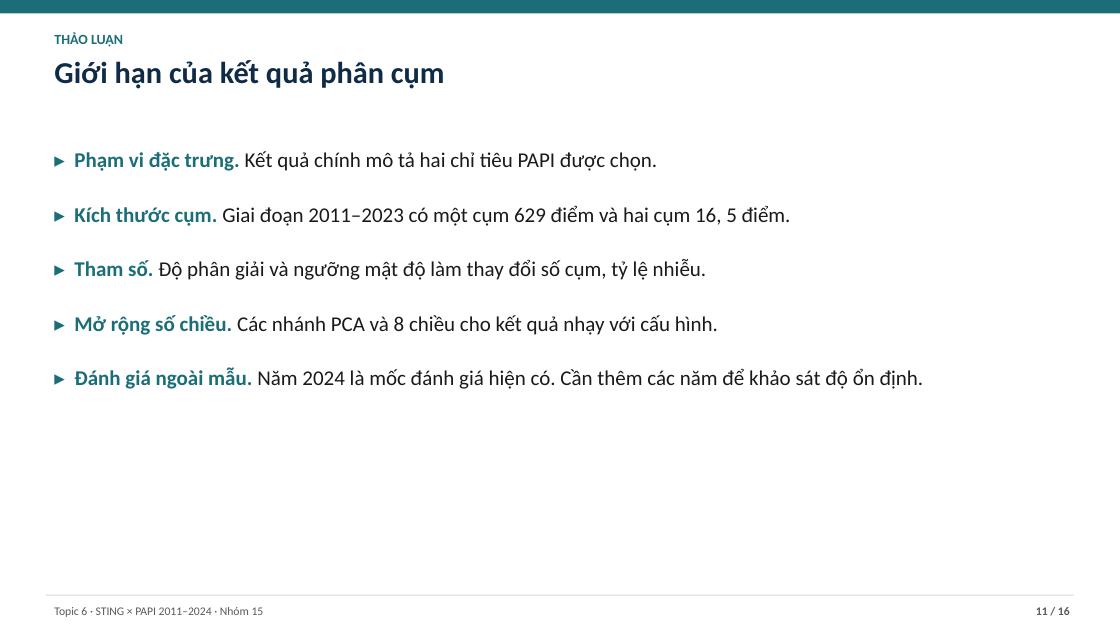
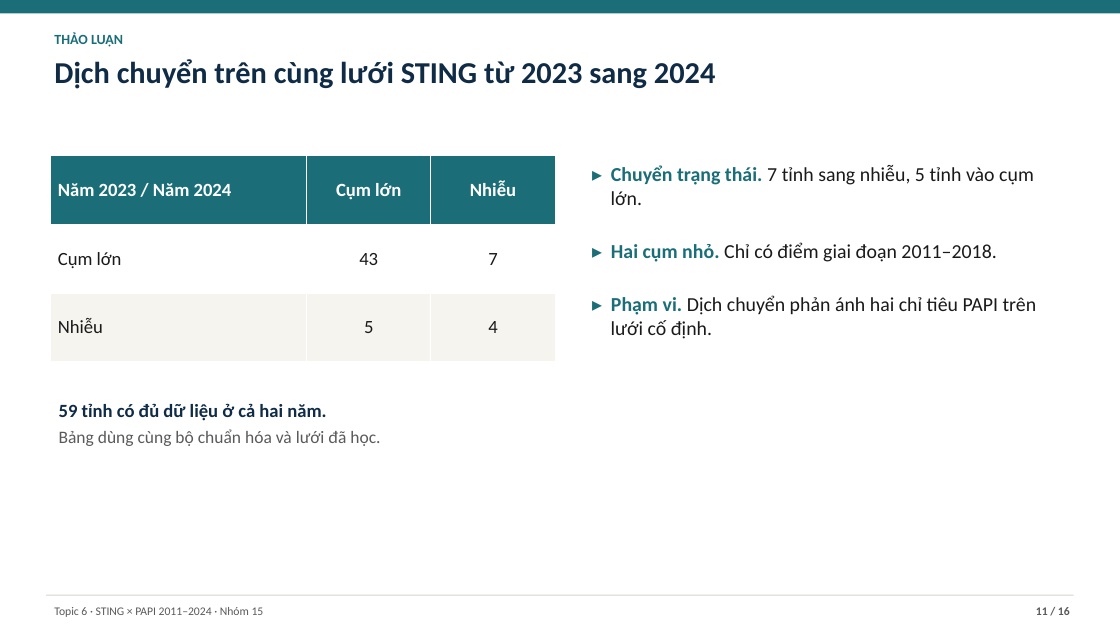
Before and after one commit to JasonTM17/Grid_Based_Sociology, a slide deck: slide 11 of slides/final.pptx. Drawn at 1120x630 pixels with LibreOffice and Linux fonts; fonts in the diff are those of the drawing. Boxes give left, top, right and bottom in pixels: in the first picture for what was removed or moved away, otherwise in the second. Text is boxed around its words. In the diff, an @@ line names an element or a change of style, - is before the commit and + after.

```diff
--- a/slides/final.pptx
+++ b/slides/final.pptx
@@ text at (x1=54, y1=59, x2=715, y2=89): text changed @@
-Giới hạn của kết quả phân cụm
+Dịch chuyển trên cùng lưới STING từ 2023 sang 2024
@@ table added at (x1=50, y1=155, x2=555, y2=362), 3 rows, 3 columns @@
+Năm 2023 / Năm 2024 | Cụm lớn | Nhiễu
+Cụm lớn | 43 | 7
+Nhiễu | 5 | 4
@@ text removed at (x1=74, y1=151, x2=924, y2=389) @@
-▸ Phạm vi đặc trưng. Kết quả chính mô tả hai chỉ tiêu PAPI được chọn.
-▸ Kích thước cụm. Giai đoạn 2011–2023 có một cụm 629 điểm và hai cụm 16, 5 điểm.
-▸ Tham số. Độ phân giải và ngưỡng mật độ làm thay đổi số cụm, tỷ lệ nhiễu.
-▸ Mở rộng số chiều. Các nhánh PCA và 8 chiều cho kết quả nhạy với cấu hình.
-▸ Đánh giá ngoài mẫu. Năm 2024 là mốc đánh giá hiện có. Cần thêm các năm để khảo sát độ ổn định.
@@ text added at (x1=611, y1=165, x2=1037, y2=339), 17 pt, text #1A1A1A @@
+▸ Chuyển trạng thái. 7 tỉnh sang nhiễu, 5 tỉnh vào cụm lớn.
+▸ Hai cụm nhỏ. Chỉ có điểm giai đoạn 2011–2018.
+▸ Phạm vi. Dịch chuyển phản ánh hai chỉ tiêu PAPI trên lưới cố định.
@@ text added at (x1=59, y1=403, x2=380, y2=446), 15 pt, text #5A5A5A @@
+59 tỉnh có đủ dữ liệu ở cả hai năm.
+Bảng dùng cùng bộ chuẩn hóa và lưới đã học.
```
Also in this commit, not shown: 4 other slides changed, 33 other files.
